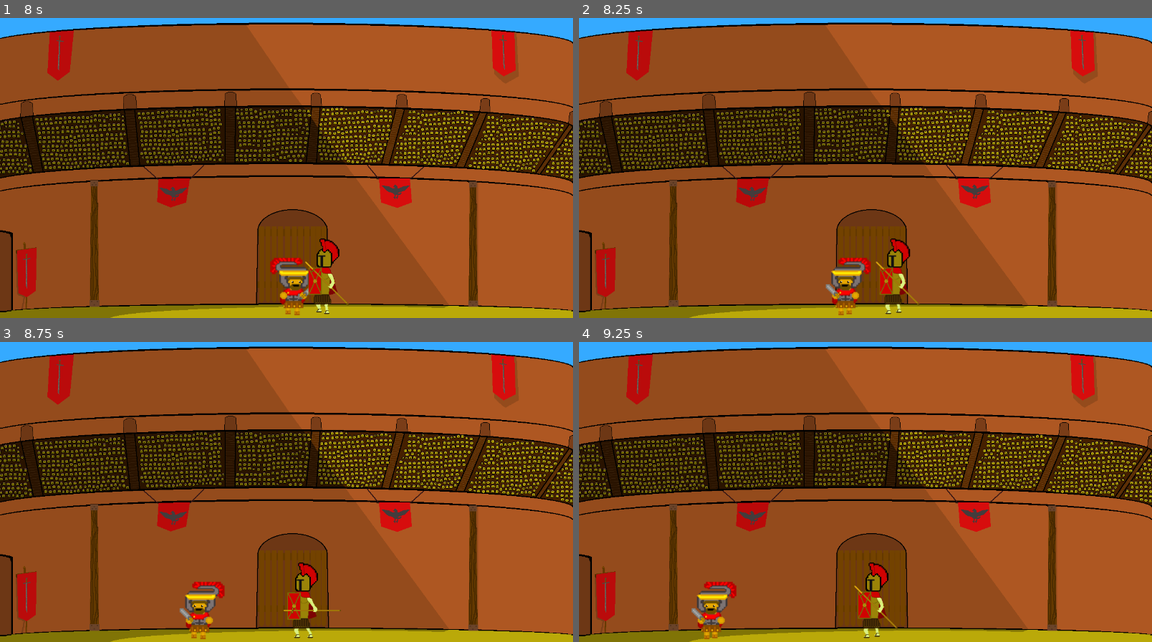
Above: before the commit, frames 1-4 (two rows, left to right).
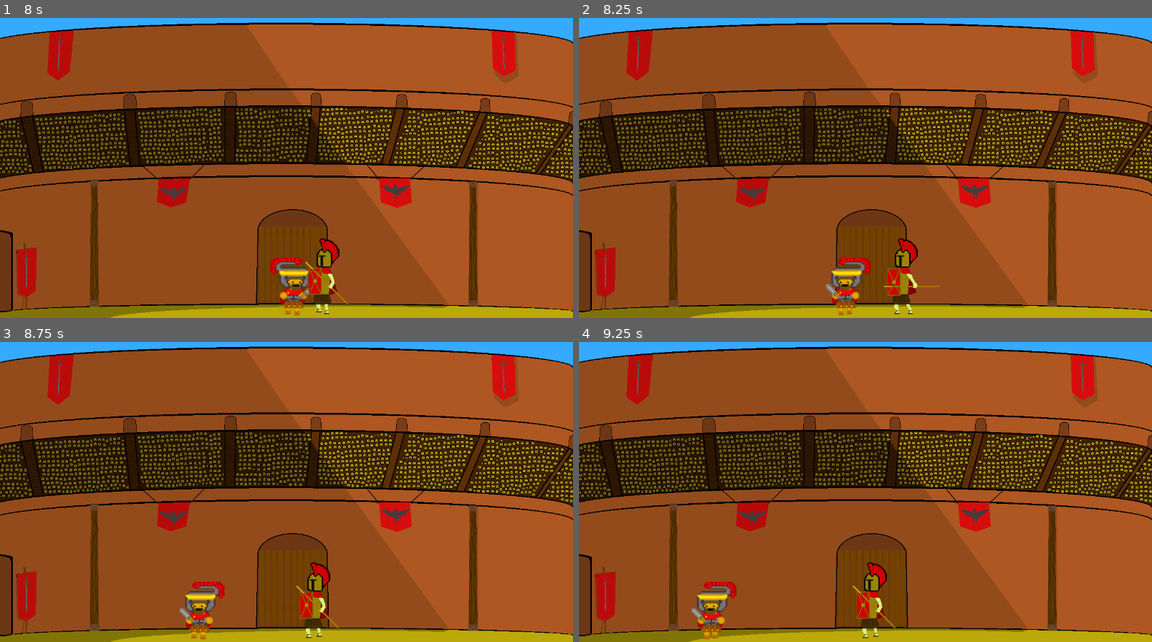
Above: after the commit, the same moments.

Repository: Dorvid/TDDD23_Project
Game: Godot game, scene res://scenes/areas/Arena.tscn
Same seed, same stepped clock (60 frames per second), same inputs: the game is played once before the commit and once after it. The project has no main scene, so this scene is started directly.
Inputs:
- Up to frame 1 (8 s): tap Enter at 0.5 s; hold Right (ui_right) 0.53-2.03 s; tap Up (ui_up) at 0.77, 1.52, 3.02, 3.77, 4.52, 6.02, 6.77, 7.52 s; hold Left (ui_left) 2.03-4.28 s; hold Right (ui_right) from 4.28 s (still down)
- Up to frame 2 (8.25 s): release Right (ui_right) at 8.03 s; hold Left (ui_left) from 8.03 s (still down)
- Up to frame 3 (8.75 s): keep holding Left (ui_left)
- Up to frame 4 (9.25 s): keep holding Left (ui_left); tap Up (ui_up) at 9.02 s

Frame 1 is identical in both runs. In frame 2, 1.1% of the frame differs, in the area x 51-64%, y 73-99%; in frame 3, 1.3%, in the area x 49-60%, y 73-99%; in frame 4, 0.5%.

Commit message:
Added flash shader when boss takes damage

Diff:
--- a/TDDD23 Project/scenes/enemies/Boss1.gd
+++ b/TDDD23 Project/scenes/enemies/Boss1.gd
@@ -13,6 +13,7 @@
 onready var ray_wall = $RayWall
 onready var ray_char = $RayChar
 onready var ray_behind = $RayBehind
+onready var effect_dmg = $Effect_dmg
 # Called when the node enters the scene tree for the first time.
 func _ready():
 	current_hp = HEALTH
@@ -26,7 +27,7 @@
 		if is_attacking == false:
 			if ray_char.is_colliding() && attack_on_cooldown == false:
 				$AnimatedSprite.play("attack")
-				$AttackCollision/start.disabled = false
+				$AttackCollision/start.set_deferred('disabled', false)
 				$SwingTimer.start()
 				is_attacking = true
 			elif ray_wall.is_colliding():
@@ -55,26 +56,26 @@
 		moving_left = false
 		$AnimatedSprite.set_flip_h(true)
 		$AttackCollision.scale = Vector2(-1,1)
-		$RayWall.scale = Vector2(-1,1)
-		$RayChar.scale = Vector2(-1,1)
-		$RayBehind.scale = Vector2(-1,1)
+		ray_wall.scale = Vector2(-1,1)
+		ray_char.scale = Vector2(-1,1)
+		ray_behind.scale = Vector2(-1,1)
 	else:
 		moving_left = true
 		$AnimatedSprite.set_flip_h(false)
 		$AttackCollision.scale = Vector2(1,1)
-		$RayWall.scale = Vector2(1,1)
-		$RayChar.scale = Vector2(1,1)
-		$RayBehind.scale = Vector2(1,1)
+		ray_wall.scale = Vector2(1,1)
+		ray_char.scale = Vector2(1,1)
+		ray_behind.scale = Vector2(1,1)
 
 
 func _on_SwingTimer_timeout():
-	$AttackCollision/start.disabled = true
-	$AttackCollision/end.disabled = false
+	$AttackCollision/start.set_deferred('disabled', true)
+	$AttackCollision/end.set_deferred('disabled', false)
 
 func _on_AnimatedSprite_animation_finished():
 	if $AnimatedSprite.animation == "attack":
 		attack_on_cooldown = true
-		$AttackCollision/end.disabled = true
+		$AttackCollision/end.set_deferred('disabled', true)
 		is_attacking = false
 		$AttackCooldownTimer.start()
 		$AnimatedSprite.play("idle")
@@ -97,6 +98,8 @@
 		CharacterController.emit_signal("boss_dead")
 		#Temporary idle animation, swap to dead animation later
 		alive = false
-
+	else:
+		effect_dmg.interpolate_property($AnimatedSprite.get_material(),'shader_param/flash_modifier',1.0,0.0,0.5,Tween.TRANS_CUBIC,Tween.EASE_OUT)
+		effect_dmg.start()
 func _fight_start():
 	fight_started = true
--- a/TDDD23 Project/scenes/enemies/Boss1.tscn
+++ b/TDDD23 Project/scenes/enemies/Boss1.tscn
@@ -1,7 +1,8 @@
-[gd_scene load_steps=20 format=2]
+[gd_scene load_steps=21 format=2]
 
 [ext_resource path="res://images/Boss1_sheet.png" type="Texture" id=1]
 [ext_resource path="res://scenes/enemies/Boss1.gd" type="Script" id=2]
+[ext_resource path="res://shaders/Flash.tres" type="Material" id=3]
 
 [sub_resource type="AtlasTexture" id=1]
 flags = 4
@@ -26,47 +27,47 @@
 [sub_resource type="AtlasTexture" id=5]
 flags = 4
 atlas = ExtResource( 1 )
-region = Rect2( 0, 0, 198, 198 )
+region = Rect2( 198, 396, 198, 198 )
 
 [sub_resource type="AtlasTexture" id=6]
 flags = 4
 atlas = ExtResource( 1 )
-region = Rect2( 198, 198, 198, 198 )
+region = Rect2( 396, 396, 198, 198 )
 
 [sub_resource type="AtlasTexture" id=7]
 flags = 4
 atlas = ExtResource( 1 )
-region = Rect2( 396, 198, 198, 198 )
+region = Rect2( 0, 594, 198, 198 )
 
 [sub_resource type="AtlasTexture" id=8]
 flags = 4
 atlas = ExtResource( 1 )
-region = Rect2( 0, 396, 198, 198 )
+region = Rect2( 198, 594, 198, 198 )
 
 [sub_resource type="AtlasTexture" id=9]
 flags = 4
 atlas = ExtResource( 1 )
-region = Rect2( 198, 396, 198, 198 )
+region = Rect2( 396, 594, 198, 198 )
 
 [sub_resource type="AtlasTexture" id=10]
 flags = 4
 atlas = ExtResource( 1 )
-region = Rect2( 396, 396, 198, 198 )
+region = Rect2( 0, 0, 198, 198 )
 
 [sub_resource type="AtlasTexture" id=11]
 flags = 4
 atlas = ExtResource( 1 )
-region = Rect2( 0, 594, 198, 198 )
+region = Rect2( 198, 198, 198, 198 )
 
 [sub_resource type="AtlasTexture" id=12]
 flags = 4
 atlas = ExtResource( 1 )
-region = Rect2( 198, 594, 198, 198 )
+region = Rect2( 396, 198, 198, 198 )
 
 [sub_resource type="AtlasTexture" id=13]
 flags = 4
 atlas = ExtResource( 1 )
-region = Rect2( 396, 594, 198, 198 )
+region = Rect2( 0, 396, 198, 198 )
 
 [sub_resource type="SpriteFrames" id=14]
 animations = [ {
@@ -75,15 +76,15 @@
 "name": "idle",
 "speed": 4.0
 }, {
-"frames": [ SubResource( 5 ), SubResource( 6 ), SubResource( 7 ), SubResource( 8 ) ],
+"frames": [ SubResource( 5 ), SubResource( 6 ), SubResource( 7 ), SubResource( 8 ), SubResource( 9 ) ],
+"loop": false,
+"name": "attack",
+"speed": 10.0
+}, {
+"frames": [ SubResource( 10 ), SubResource( 11 ), SubResource( 12 ), SubResource( 13 ) ],
 "loop": true,
 "name": "walk",
 "speed": 8.0
-}, {
-"frames": [ SubResource( 9 ), SubResource( 10 ), SubResource( 11 ), SubResource( 12 ), SubResource( 13 ) ],
-"loop": false,
-"name": "attack",
-"speed": 10.0
 } ]
 
 [sub_resource type="CapsuleShape2D" id=15]
@@ -97,6 +98,7 @@
 extents = Vector2( 66.3985, 10 )
 
 [node name="Boss1" type="KinematicBody2D"]
+material = ExtResource( 3 )
 collision_layer = 4
 collision_mask = 3
 script = ExtResource( 2 )
@@ -104,6 +106,7 @@
 HEALTH = 45
 
 [node name="AnimatedSprite" type="AnimatedSprite" parent="."]
+material = ExtResource( 3 )
 frames = SubResource( 14 )
 animation = "idle"
 
@@ -130,11 +133,11 @@
 one_shot = true
 
 [node name="AttackCooldownTimer" type="Timer" parent="."]
-wait_time = 2.0
+wait_time = 1.5
 one_shot = true
 
 [node name="TurnTimer" type="Timer" parent="."]
-wait_time = 0.5
+wait_time = 0.3
 one_shot = true
 
 [node name="RayWall" type="RayCast2D" parent="."]
@@ -152,6 +155,8 @@
 cast_to = Vector2( 75, 0 )
 collision_mask = 2
 
+[node name="Effect_dmg" type="Tween" parent="."]
+
 [connection signal="animation_finished" from="AnimatedSprite" to="." method="_on_AnimatedSprite_animation_finished"]
 [connection signal="body_entered" from="AttackCollision" to="." method="_on_AttackCollision_body_entered"]
 [connection signal="timeout" from="SwingTimer" to="." method="_on_SwingTimer_timeout"]
--- /dev/null
+++ b/TDDD23 Project/shaders/Flash.tres
@@ -0,0 +1,8 @@
+[gd_resource type="ShaderMaterial" load_steps=2 format=2]
+
+[ext_resource path="res://shaders/Flash_shader.gdshader" type="Shader" id=1]
+
+[resource]
+shader = ExtResource( 1 )
+shader_param/flash_color = Color( 1, 1, 1, 1 )
+shader_param/flash_modifier = 0.0
--- /dev/null
+++ b/TDDD23 Project/shaders/Flash_shader.gdshader
@@ -0,0 +1,10 @@
+shader_type canvas_item;
+
+uniform vec4 flash_color : hint_color = vec4(1.0,1.0,1.0,1.0); // White Color
+uniform float flash_modifier : hint_range(0.0, 1.0) = 0.0;
+
+void fragment(){
+	vec4 color = texture(TEXTURE, UV);
+	color.rgb = mix(color.rgb, flash_color.rgb, flash_modifier);
+	COLOR = color;
+}
